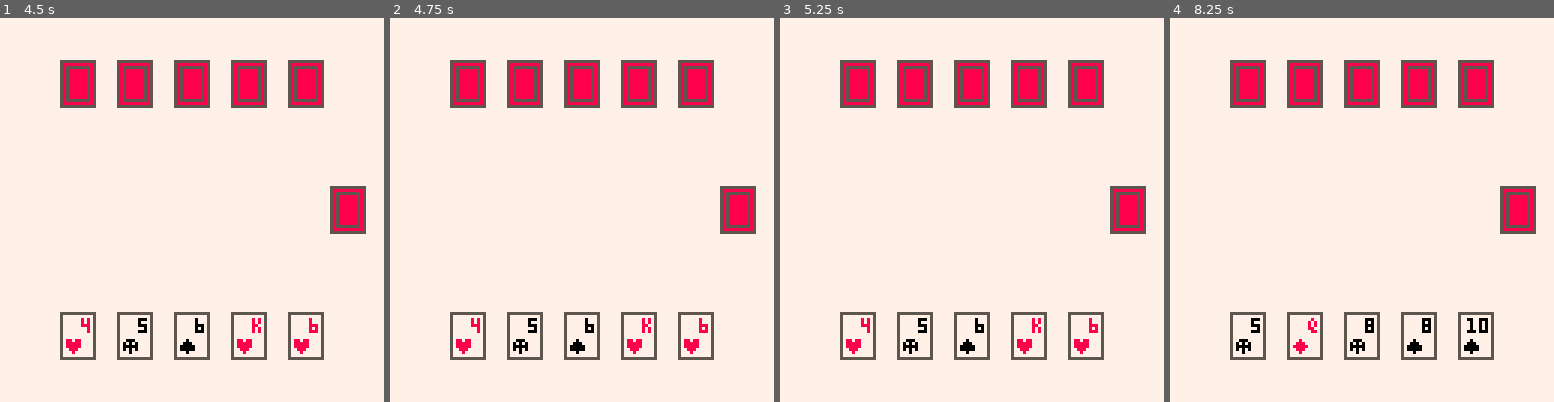
Above: before the commit, frames 1-4 (left to right).
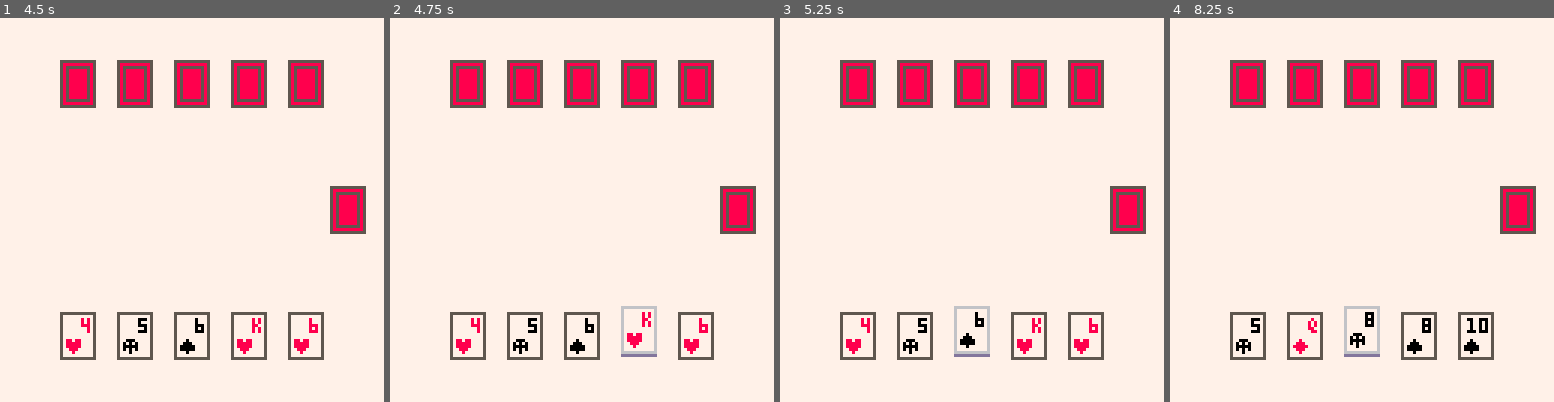
Above: after the commit, the same moments.

Repository: Tropicode-Guam/card_battle
Game: PICO-8 cartridge card_battle.p8
The game is run twice, just before and just after one commit, with the same random seed, the same clock (stepped at 60 frames per second) and the same inputs.
Inputs:
- Up to frame 1 (4.5 s): tap X (X key) at 0.33, 1.07, 1.85, 2.97, 4.08 s; hold Right 1.6-2.1 s; hold Right 2.47-3.03 s; hold Left 3.08-3.58 s; hold Right from 4.02 s (still down)
- Up to frame 2 (4.75 s): release Right at 4.68 s
- Up to frame 3 (5.25 s): hold Left from 5.08 s (still down); tap X (X key) at 5.2 s
- Up to frame 4 (8.25 s): release Left at 5.68 s; hold Right 6.08-6.58 s; tap X (X key) at 6.32, 7.43 s; hold Right 6.63-7.13 s; hold Right 7.5-8.07 s; hold Left from 8.12 s (still down)

Frame 1 is identical in both runs. In frame 2, 0.7% of the frame differs, in the area x 60-70%, y 75-90%; in frame 3, 0.7%; in frame 4, 0.7%.

Commit message:
selecting card

Diff:
--- a/card_battle.lua
+++ b/card_battle.lua
@@ -4,9 +4,20 @@
 	local hand = {
 		is_player=is_player,
 		y=is_player and 100 or 27-cardh,
+		selected_i=nil,
 		cards={},
 		discarding={}
 	}
+	hand.select_dir = function(dir)
+		if not hand.selected_i then
+			hand.selected_i = flr(#hand.cards/2 + .5)
+			hand.cards[hand.selected_i].selected=true
+		else
+			hand.cards[hand.selected_i].selected=false
+			hand.selected_i = mid(1,hand.selected_i+dir,#hand.cards)
+			hand.cards[hand.selected_i].selected=true
+		end
+	end
 	hand.spot = function(i,hand_size)
 		hand_size=hand_size or #hand.cards
 		return {
@@ -128,6 +139,7 @@
 			local card = {}
 			card = {
 				x=deck.x,y=deck.y,w=cardw,
+				selected=false,
 				disp=disp,
 				color=colors[suit],
 				spr=sprs[suit],
@@ -148,19 +160,22 @@
                 dead = false,
 				draw=function()
 					local s = card
+					local y = s.y - (s.selected and 2 or 0)
+					local borderc = 5+(s.selected and 1 or 0)
+					line(s.x,s.y+12,s.x+cardw,s.y+12,13)
 					if s.facedown then
 						rectfill(s.x,s.y-2,s.x+cardw,s.y+13,5)
 						rectfill(s.x+1,s.y-1,s.x+cardw-1,s.y+12,8)
-						rect(s.x+2,s.y,s.x+cardw-2,s.y+11,5)
+						rect(s.x+2,s.y,s.x+cardw-2,s.y+11,borderc)
 					else
-						rectfill(s.x,s.y-2,s.x+s.w,s.y+13,7)
+						rectfill(s.x,y-2,s.x+s.w,y+13,7)
 						print(s.disp,
 							s.x+(s.disp == 10 and -3 or 1)+s.w-5,
-							s.y,
+							y,
 							s.color
 						)
-						spr(s.spr,s.x+2,s.y+7)
-						rect(s.x,s.y-2,s.x+s.w,s.y+13,5)
+						spr(s.spr,s.x+2,y+7)
+						rect(s.x,y-2,s.x+s.w,y+13,borderc)
 					end
 				end
 			}
@@ -222,6 +237,11 @@
 				if btnp(❎) then
 					mulligan(phand,deck)
 				end
+				if btnp(➡️) then
+					phand.select_dir(1)
+				elseif btnp(⬅️) then
+					phand.select_dir(-1)
+				end
 			end
 		end,
 		interactable=function()
